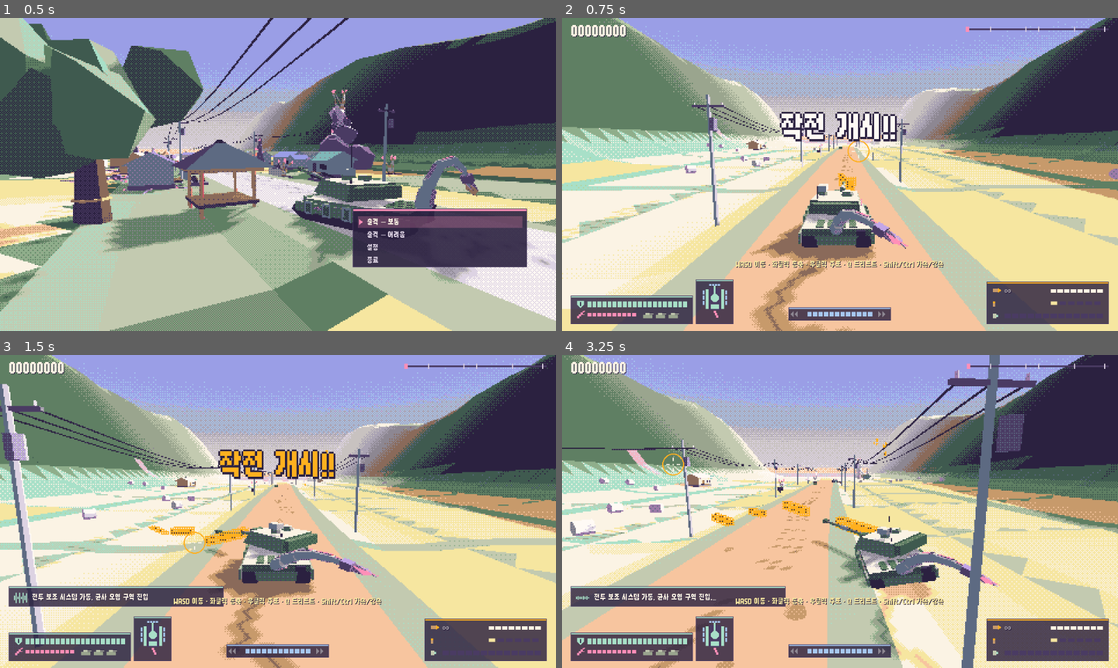
Above: before the commit, frames 1-4 (two rows, left to right).
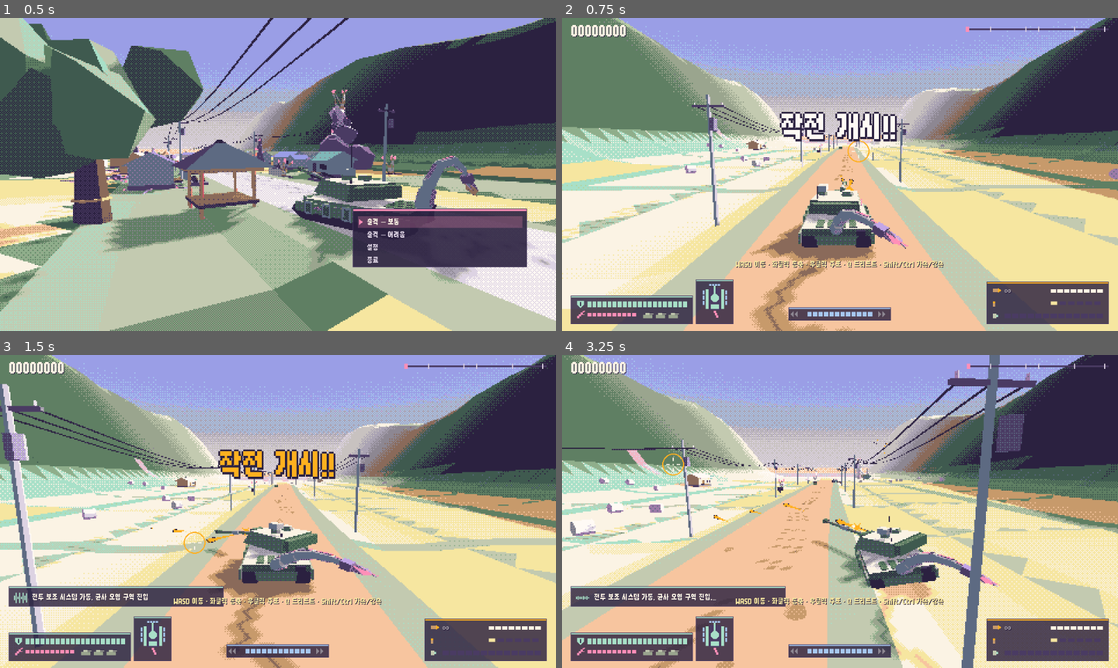
Above: after the commit, the same moments.

Repository: scarf005/orca-class
Game: Godot game, scene res://scenes/main.tscn
Same seed, same stepped clock (60 frames per second), same inputs: the game is played once before the commit and once after it.
Inputs (mouse positions are in pixels of both pictures, inside the frame that each line leads up to):
- Up to frame 1 (0.5 s): no input
- Up to frame 2 (0.75 s): tap Enter (ui_accept) at 0.5 s; drag from (840, 174) to (895, 105) at 0.52 s
- Up to frame 3 (1.5 s): drag from (166, 527) to (250, 574) at 1.27 s
- Up to frame 4 (3.25 s): move the mouse to (895, 442) at 2.02 s; press the mouse at (895, 442) at 2.03 s; hold D (move_right) 2.03-2.75 s; release the mouse at (895, 442) at 2.75 s; drag from (812, 574) to (673, 464) at 2.77 s

Frame 1 is identical in both runs. In frame 2, 0.1% of the frame differs, in the area x 49-53%, y 49-56%; in frame 3, 0.4%; in frame 4, 0.6%, in the area x 26-59%, y 26-58%.

Commit message:
fix: shape bullets as pointed rounds with tracer tails and draw them at true color

Diff:
--- a/scripts/ui/debug_room.gd
+++ b/scripts/ui/debug_room.gd
@@ -8,7 +8,7 @@
 const START_D := 120.0
 const ROWS := ["TANK", "ENEMIES", "BOSSES", "PICKUPS", "PROPS", "BUILDINGS", "FUNGUS", "PROJECTILES", "VFX"]
 ## Per row: distance ahead of the previous row, camera distance back, camera height.
-const LAYOUT := [[0.0, 16.0, 6.0], [34.0, 34.0, 10.0], [44.0, 48.0, 20.0], [44.0, 16.0, 3.5], [30.0, 30.0, 11.0], [40.0, 46.0, 18.0], [52.0, 42.0, 16.0], [44.0, 20.0, 6.0], [30.0, 62.0, 22.0]]
+const LAYOUT := [[0.0, 16.0, 6.0], [34.0, 34.0, 10.0], [44.0, 48.0, 20.0], [44.0, 16.0, 3.5], [30.0, 30.0, 11.0], [40.0, 46.0, 18.0], [52.0, 42.0, 16.0], [44.0, 17.0, 3.0], [30.0, 62.0, 22.0]]
 
 var view := DitherView.new()
 var world: World
@@ -172,14 +172,14 @@
 	_row_title(7)
 	var shapes := World.PROJECTILE_SHAPES.keys()
 	for i in shapes.size():
-		var at := _slot(d, i, shapes.size(), 4.5) + Vector3.UP * 2.0
+		var at := _slot(d, i, shapes.size(), 2.6) + Vector3.UP * 2.0
 		var enemy_shot: bool = shapes[i] in ["orb", "rocket", "atgm", "bomb", "mortar"]
 		var color := Palette.HOT if enemy_shot else Palette.AMBER
 		for node in World.projectile_visual(shapes[i], color):
 			world.add_child(node)
 			node.global_position = at
 			node.rotation.y = PI * 0.5
-		_label(String(shapes[i]).to_upper(), at + Vector3.UP * 2.0, color, 0.7)
+		_label(String(shapes[i]).to_upper(), at + Vector3.UP * (1.2 + (i % 2) * 0.8), color, 0.45)
 
 
 func _build_vfx(d: float) -> void:
--- a/scripts/world/world.gd
+++ b/scripts/world/world.gd
@@ -113,24 +113,36 @@
 	return result
 
 
-## shape -> [look, core width, length, halo scale]. Streaks trail behind the head; orbs are round;
-## missiles have a lit body and a glowing exhaust. Every shape gets a dithered glow halo.
+## shape -> [look, caliber width, tracer length, halo scale]. Rounds have a pointed nose, a round
+## body and a tracer tail tapering away behind them; darts are finned rods; orbs are round;
+## missiles have a lit body and a glowing exhaust. Every shape gets an ink outline and a glow halo.
 const PROJECTILE_SHAPES := {
-	"bullet": ["streak", 0.3, 4.0, 3.0],
-	"fragment": ["streak", 0.18, 1.4, 2.5],
-	"pellet": ["streak", 0.24, 1.6, 2.5],
-	"shell": ["streak", 0.55, 5.0, 2.8],
-	"dart": ["streak", 0.28, 7.0, 3.0],
-	"orb": ["orb", 0.55, 0.0, 2.2],
-	"mortar": ["orb", 0.5, 0.0, 2.0],
-	"fire": ["orb", 0.4, 0.0, 2.2],
-	"rocket": ["missile", 0.2, 1.1, 2.6],
-	"atgm": ["missile", 0.24, 1.3, 2.8],
-	"bomb": ["missile", 0.3, 0.9, 2.0],
+	"bullet": ["round", 0.3, 4.0, 1.8],
+	"fragment": ["round", 0.18, 1.4, 1.8],
+	"pellet": ["orb", 0.18, 0.0, 1.8],
+	"shell": ["round", 0.55, 5.0, 1.8],
+	"dart": ["dart", 0.22, 5.0, 2.0],
+	"orb": ["orb", 0.55, 0.0, 1.6],
+	"mortar": ["orb", 0.5, 0.0, 1.5],
+	"fire": ["orb", 0.4, 0.0, 1.7],
+	"rocket": ["missile", 0.2, 1.1, 2.0],
+	"atgm": ["missile", 0.24, 1.3, 2.2],
+	"bomb": ["missile", 0.3, 0.9, 1.8],
 }
 static var _shape_meshes := {}
 static var _halo_material := _make_halo_material()
 static var _outline_material := _make_outline_material()
+static var _core_material := _make_core_material()
+
+
+## Shots are drawn at their true saturated color: vertex colors read as sRGB, unlit. The scene's
+## default material treats them as linear, which washes everything else toward pastel on purpose.
+static func _make_core_material() -> StandardMaterial3D:
+	var material := StandardMaterial3D.new()
+	material.shading_mode = BaseMaterial3D.SHADING_MODE_UNSHADED
+	material.vertex_color_use_as_albedo = true
+	material.vertex_color_is_srgb = true
+	return material
 
 
 ## Back faces of a slightly larger shell drawn in ink: a hard outline around every shot.
@@ -146,7 +158,7 @@
 	var material := ShaderMaterial.new()
 	material.shader = preload("res://shaders/dither_fade.gdshader")
 	material.set_shader_parameter("unshaded", true)
-	material.set_shader_parameter("alpha_scale", 0.75)
+	material.set_shader_parameter("alpha_scale", 0.45)
 	return material
 
 
@@ -167,23 +179,43 @@
 	halo.glow = true
 	outline.glow = true
 	match spec[0]:
-		"streak":
-			core.box(Transform3D(Basis(), Vector3(0, 0, length * 0.5)), Vector3(width, width, length), color)
-			core.box(Transform3D(Basis(), Vector3(0, 0, length * 0.2)), Vector3(width, width, length * 0.4) * 1.02, hot)
-			outline.box(Transform3D(Basis(), Vector3(0, 0, length * 0.5)), Vector3(width * 1.7, width * 1.7, length + width), Palette.INK)
-			halo.box(Transform3D(Basis(), Vector3(0, 0, length * 0.55)), Vector3(width * halo_scale, width * halo_scale, length * 1.1), color)
+		"round", "dart":
+			# The head points along -Z (the flight direction); the tracer streams back along +Z.
+			var r := width * 0.5
+			var forward := Basis.from_euler(Vector3(0, PI, 0))
+			var body := width * (2.2 if spec[0] == "round" else 5.0)
+			var nose := width * (1.5 if spec[0] == "round" else 1.0)
+			core.tube(Transform3D(forward, Vector3.ZERO), r, nose, 8, hot, 0.0)
+			core.tube(Transform3D(Basis(), Vector3.ZERO), r, body, 8, color, r * 0.92)
+			if shape == "shell":
+				core.tube(Transform3D(Basis(), Vector3(0, 0, body * 0.6)), r * 1.12, width * 0.35, 8, Palette.AMBER)
+			if spec[0] == "dart":
+				for k in 4:
+					core.box(Transform3D(Basis(Vector3.BACK, k * PI * 0.5), Vector3(0, 0, body - width)), Vector3(width * 2.4, width * 0.25, width * 1.6), Palette.SLATE)
+			core.tube(Transform3D(Basis(), Vector3(0, 0, body)), r * 0.8, length, 6, color, 0.0)
+			outline.tube(Transform3D(forward, Vector3(0, 0, -width * 0.2)), r * 1.45, nose * 1.2, 8, Palette.INK, 0.0)
+			outline.tube(Transform3D(Basis(), Vector3.ZERO), r * 1.45, body + width * 0.3, 8, Palette.INK, r * 1.3)
+			halo.blob(Transform3D(), r * halo_scale, color, 0, 0.1, 3)
+			halo.tube(Transform3D(Basis(), Vector3.ZERO), r * halo_scale * 0.7, body + length * 0.8, 6, color, 0.0)
 		"orb":
 			core.blob(Transform3D(), width, color, 1, 0.1, 5)
 			core.blob(Transform3D(), width * 0.55, hot, 0, 0.1, 5)
 			outline.blob(Transform3D(), width * 1.3, Palette.INK, 1, 0.1, 5)
 			halo.blob(Transform3D(), width * halo_scale, color, 0, 0.2, 6)
 		"missile":
+			# Round body with a pointed nose, a colored band and four tail fins; glowing motor behind.
+			var r := width * 0.5
+			var forward := Basis.from_euler(Vector3(0, PI, 0))
 			core.glow = false
-			core.box(Transform3D(Basis(), Vector3(0, 0, length * 0.5)), Vector3(width, width, length), Palette.SLATE)
-			core.box(Transform3D(Basis(), Vector3(0, 0, length * 0.8)), Vector3(width * 2.2, 0.03, width * 1.2), Palette.STONE)
+			core.tube(Transform3D(forward, Vector3.ZERO), r, width * 1.6, 8, Palette.STONE, 0.0)
+			core.tube(Transform3D(Basis(), Vector3.ZERO), r, length, 8, Palette.SLATE)
+			core.tube(Transform3D(Basis(), Vector3(0, 0, length * 0.25)), r * 1.05, width * 0.5, 8, color)
+			for k in 4:
+				core.box(Transform3D(Basis(Vector3.BACK, k * PI * 0.5 + PI * 0.25), Vector3(0, 0, length * 0.85)), Vector3(width * 2.4, 0.03, width * 1.4), Palette.DUSK)
 			core.glow = true
-			core.box(Transform3D(Basis(), Vector3(0, 0, length + 0.15)), Vector3(width, width, 0.3) * 1.3, hot)
-			outline.box(Transform3D(Basis(), Vector3(0, 0, length * 0.55)), Vector3(width * 1.5, width * 1.5, length * 1.3), Palette.INK)
+			core.tube(Transform3D(Basis(), Vector3(0, 0, length)), r * 0.8, width * 1.5, 6, hot, 0.0)
+			outline.tube(Transform3D(forward, Vector3(0, 0, -width * 0.2)), r * 1.4, width * 1.9, 8, Palette.INK, 0.0)
+			outline.tube(Transform3D(Basis(), Vector3.ZERO), r * 1.4, length + width * 0.2, 8, Palette.INK)
 			halo.blob(Transform3D(Basis(), Vector3(0, 0, length + 0.3)), width * halo_scale, color, 0, 0.2, 7)
 	var meshes: Array[Mesh] = [core.mesh(), halo.mesh(), outline.mesh()]
 	_shape_meshes[key] = meshes
@@ -198,7 +230,9 @@
 		var mesh := MeshInstance3D.new()
 		mesh.mesh = meshes[i]
 		mesh.cast_shadow = GeometryInstance3D.SHADOW_CASTING_SETTING_OFF
-		if i == 1:
+		if i == 0:
+			mesh.material_override = _core_material
+		elif i == 1:
 			mesh.material_override = _halo_material
 		elif i == 2:
 			mesh.material_override = _outline_material
--- a/tools/debug_room_shots.gd
+++ b/tools/debug_room_shots.gd
@@ -21,6 +21,17 @@
 	var closeup: String = preload("res://scripts/main.gd").args().get("closeup", "")
 	if not closeup.is_empty():
 		# Frame every posed enemy of the given classes, e.g. --closeup=Walker,QuadMech.
+		if closeup == "projectiles":
+			var cam_p := room.world.camera
+			for part in 2:
+				var focus := Course.ground_at(room._row_d[7], (part - 0.5) * 14.0) + Vector3.UP * 2.0
+				cam_p.global_position = focus + Vector3(0, 0.8, 7.5)
+				cam_p.look_at(focus, Vector3.UP)
+				room._yaw = cam_p.rotation.y
+				room._pitch = cam_p.rotation.x
+				await get_tree().create_timer(0.2).timeout
+				get_viewport().get_texture().get_image().save_png("%s/projectiles_%d.png" % [out, part])
+			return 0
 		var targets := room.world.enemies.filter(func(e: Entity) -> bool: return e.get_script().get_global_name() in closeup.split(","))
 		var center := Vector3.ZERO
 		for e: Entity in targets:
